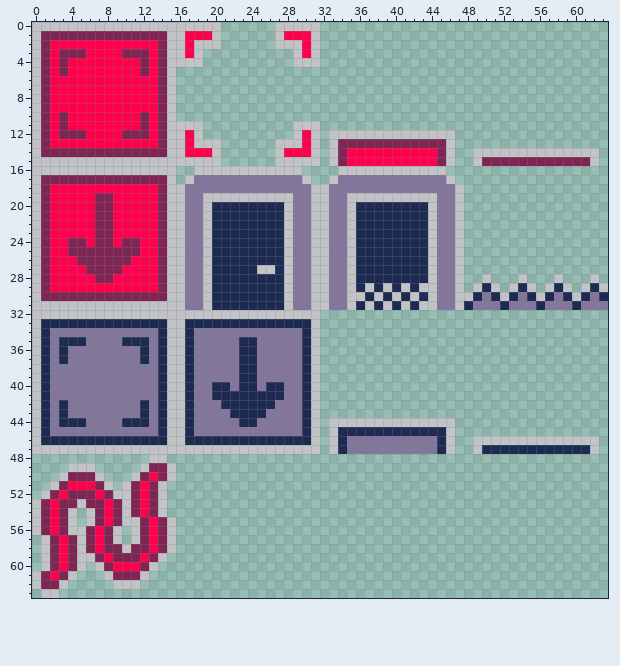
Pixel-art file, stored at Assets/Graphics/Sprites/DynamicTiles.aseprite. The picture above was drawn from the file before the commit.
64x64 pixels, 1 frame.
After the commit:
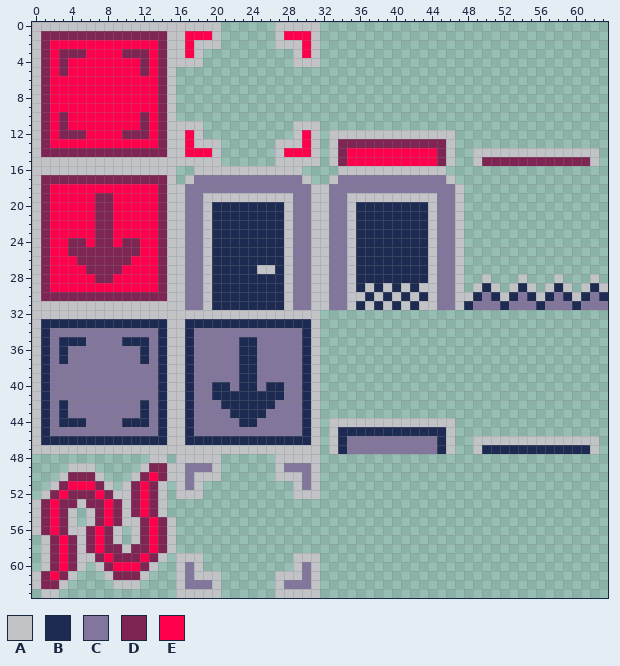
Palette (. is transparent): A #c2c3c7  B #1d2b53  C #83769c  D #7e2553  E #ff004d
Change:
@@ x 14..33 @@
 47 AAAAAAAAAAAAAAAAAA.A
-48 A...................
-49 DA..................
-50 DA..................
-51 A...................
-52 A...................
+48 A.AAAAA......AAAAA..
+49 DAACCCA......ACCCA..
+50 DAACAAA......AAACA..
+51 A.ACA..........ACA..
+52 A.AAA..........AAA..
 53 A...................
@@ x 14..33 @@
 58 DA..................
-59 A...................
-60 ....................
-61 ....................
-62 ....................
-63 ....................
+59 A.AAA..........AAA..
+60 ..ACA..........ACA..
+61 ..ACAAA......AAACA..
+62 ..ACCCA......ACCCA..
+63 ..AAAAA......AAAAA..
Changed places in both pictures, as pixel boxes (x1, y1, x2, y2):
added: (176, 454, 221, 499)
added: (275, 454, 320, 499)
added: (176, 553, 221, 598)
added: (275, 553, 320, 598)
